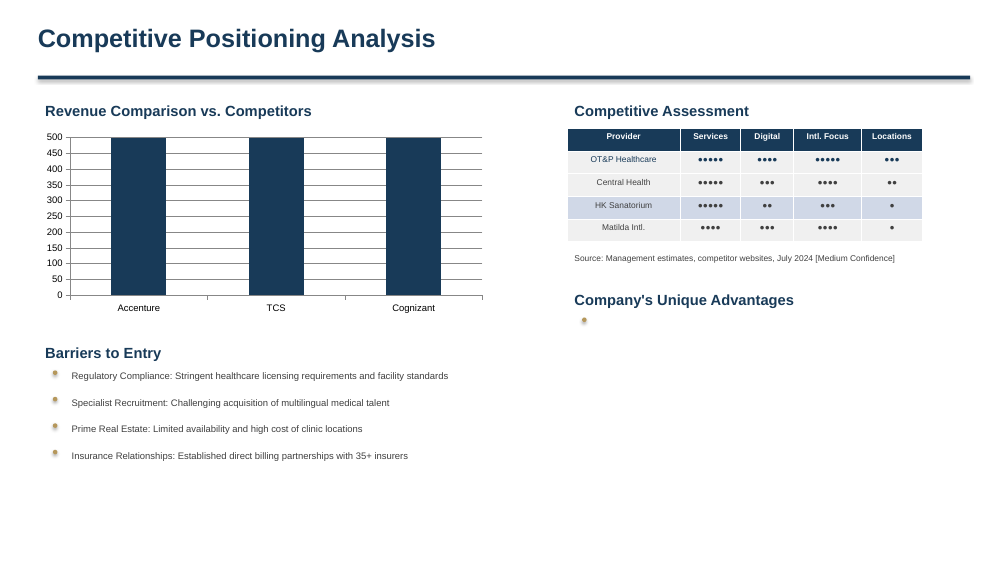
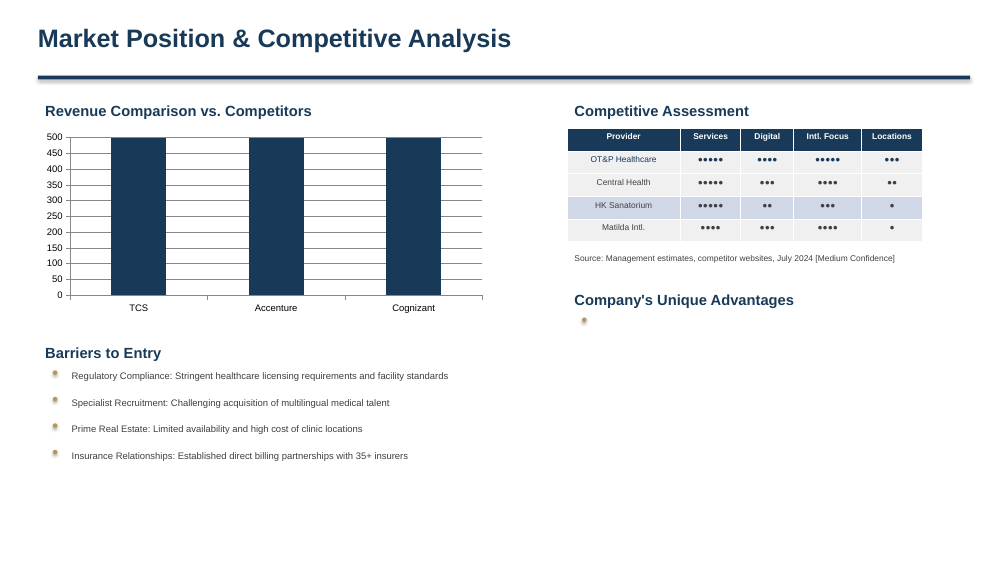
Before and after one commit to alinvb/slide_generator, a slide deck: slide 6 of ai_generated_deck.pptx (slide 8 before the commit). Drawn at 1008x567 pixels with LibreOffice and Linux fonts; fonts in the diff are those of the drawing. Boxes give left, top, right and bottom in pixels: in the first picture for what was removed or moved away, otherwise in the second. Text is boxed around its words. In the diff, an @@ line names an element or a change of style, - is before the commit and + after.

```diff
--- a/ai_generated_deck.pptx
+++ b/ai_generated_deck.pptx
@@ text at box(38, 28, 512, 53): text changed @@
-Competitive Positioning Analysis
+Market Position & Competitive Analysis
@@ column chart at box(38, 129, 492, 318) @@
-categories: Accenture, TCS, Cognizant
+categories: TCS, Accenture, Cognizant
-Revenue (HK$ M): 64800, 27500, 19400
+Revenue (HK$ M): 25700, 61600, 19400
```
Also in this commit, not shown: 7 other slides changed, 1 slide added, 2 slides removed, 1 other file.
